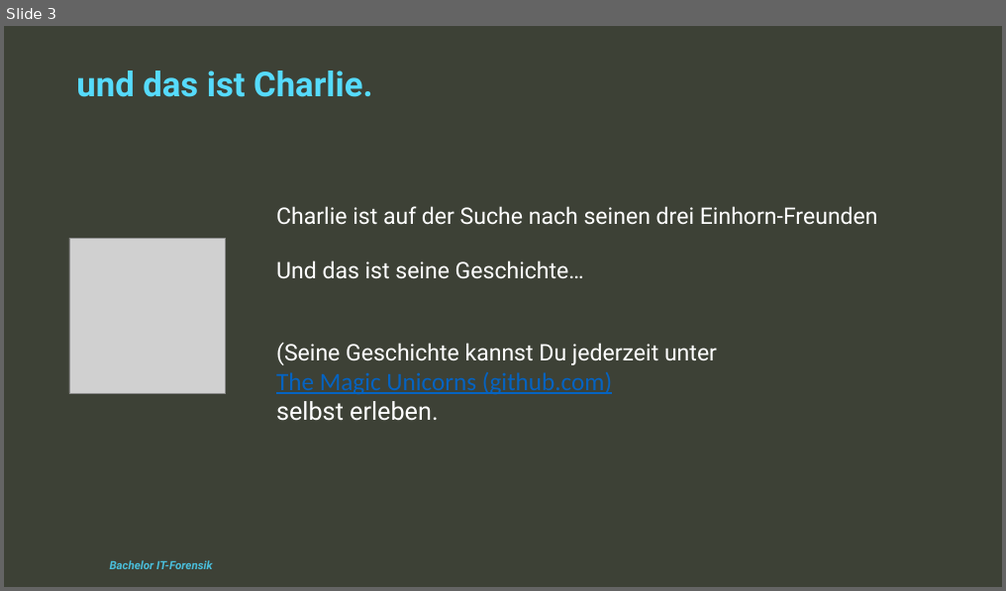
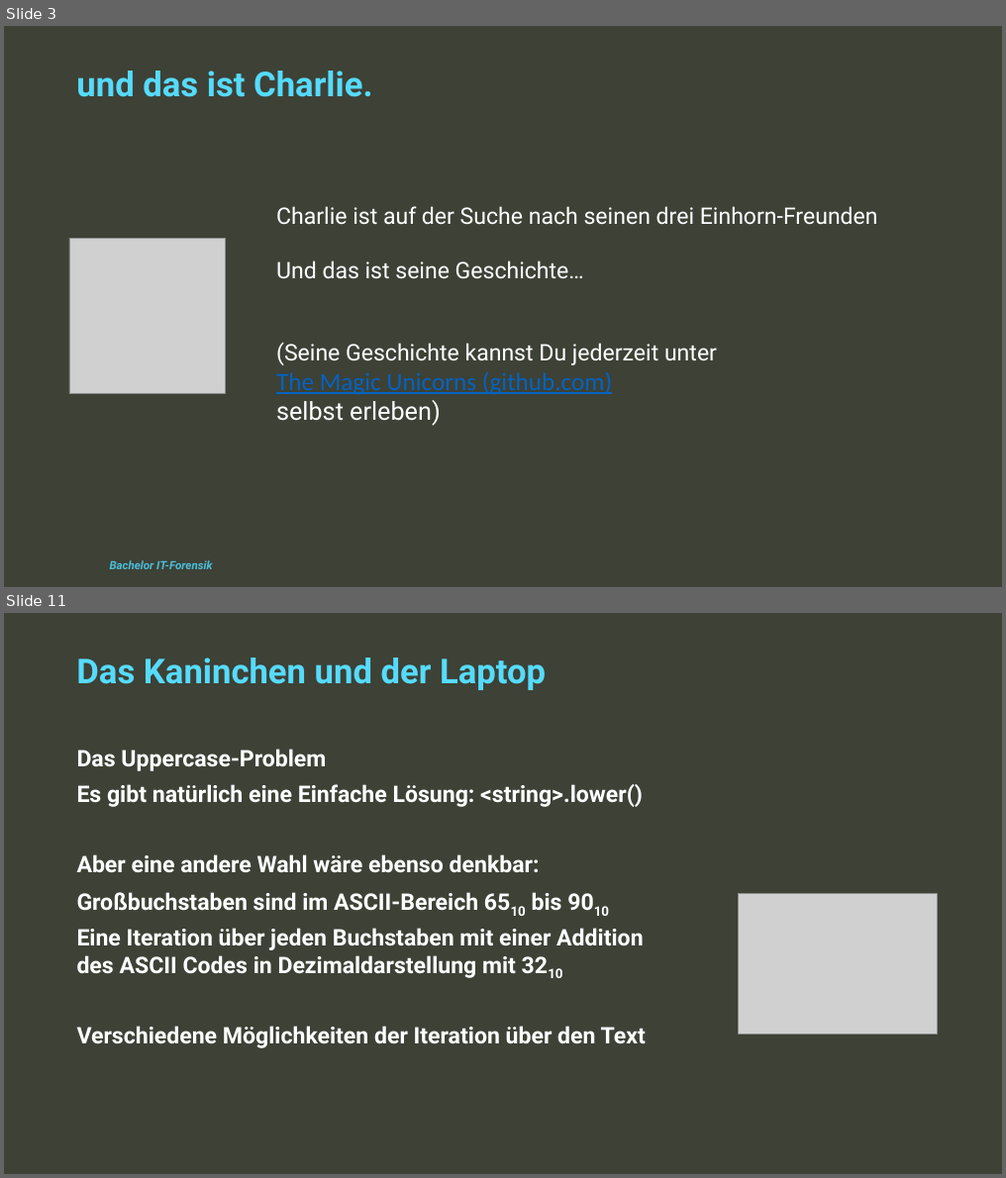
Before and after one commit to The-Magic-Unicorns/pythonescaperoom, a slide deck: TheStory/ProgrammierungII_Gruppe6Mün_EscapeRoom_Präsentation.pptx. Shown one above the other, each under a label of ours: slide 3 before the commit, slides 3 and 11 after it; the slides between them are not shown. The pictures are 1006x591 and 1006x1178 pixels, drawn with LibreOffice and Linux fonts; fonts in the diff are those of the drawing; grey boxes stand for pictures; background and template pictures are left out. Boxes give left, top, right and bottom in pixels: in the first picture for what was removed or moved away, otherwise in the second. Text is boxed around its words. In the diff, an @@ line names an element or a change of style, - is before the commit and + after.

```diff
--- a/TheStory/ProgrammierungII_Gruppe6Mün_EscapeRoom_Präsentation.pptx
+++ b/TheStory/ProgrammierungII_Gruppe6Mün_EscapeRoom_Präsentation.pptx
@@ slide 11 added at (4, 613, 1002, 1174), background #3D4136 @@
@@ text added at (76, 658, 546, 690), 33 pt, text #56DBFD, bold @@
+Das Kaninchen und der Laptop
@@ text added at (77, 749, 646, 1049), 22 pt, text #FFFFFF, bold @@
+Das Uppercase-Problem
+Es gibt natürlich eine Einfache Lösung: <string>.lower()
+Aber eine andere Wahl wäre ebenso denkbar:
+Großbuchstaben sind im ASCII-Bereich 6510 bis 9010
+Eine Iteration über jeden Buchstaben mit einer Addition
+des ASCII Codes in Dezimaldarstellung mit 3210
+Verschiedene Möglichkeiten der Iteration über den Text
@@ picture added at (738, 894, 937, 1035) @@
@@ slide 3 changed as well @@
@@ text at (276, 400, 441, 426): text changed @@
-selbst erleben.
+selbst erleben)
```
Also in this commit, not shown: 1 other slide changed, 11 other slides added, 2 slides removed.
